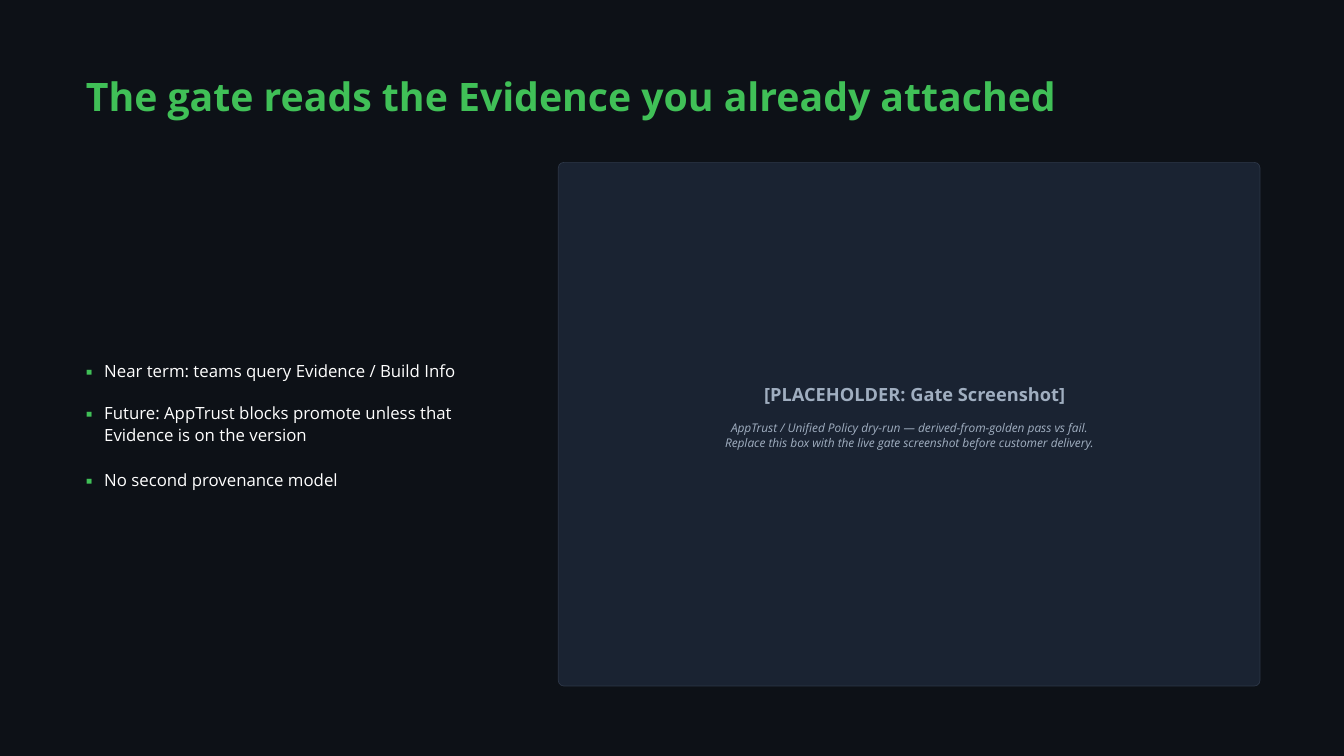
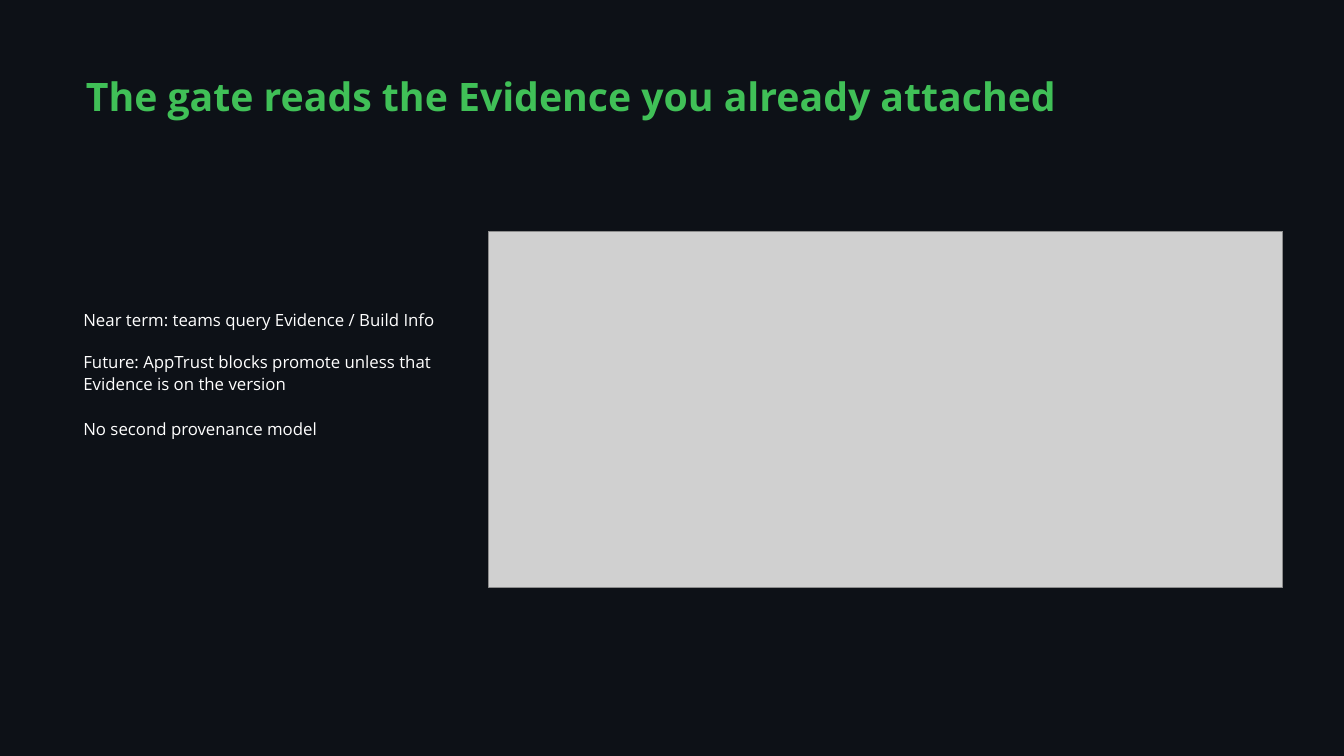
Before and after one commit to tomjfrog/acme-docker-lineage, a slide deck: slide 9 of Image_governance_spec.pptx. Drawn at 1344x756 pixels with LibreOffice and Linux fonts; fonts in the diff are those of the drawing; grey boxes stand for pictures. Boxes give left, top, right and bottom in pixels: in the first picture for what was removed or moved away, otherwise in the second. Text is boxed around its words. In the diff, an @@ line names an element or a change of style, - is before the commit and + after.

```diff
--- a/Image_governance_spec.pptx
+++ b/Image_governance_spec.pptx
@@ rounded rectangle removed at (558, 163, 1260, 686) @@
@@ picture added at (489, 231, 1283, 587) @@
@@ text removed at (84, 357, 98, 385) @@
-▪
@@ text removed at (764, 387, 1065, 404) @@
-[PLACEHOLDER: Gate Screenshot]
@@ 3 texts: place and size @@
-3 texts at (104, 364, 455, 490)
+3 texts at (83, 313, 435, 439)
@@ text removed at (84, 399, 98, 427) @@
-▪
@@ text removed at (725, 423, 1094, 450) @@
-AppTrust / Unified Policy dry-run — derived-from-golden pass vs fail. Replace this box with the live gate screenshot before customer delivery.
@@ text removed at (84, 466, 98, 495) @@
-▪
```
Also in this commit, not shown: 6 other files.
